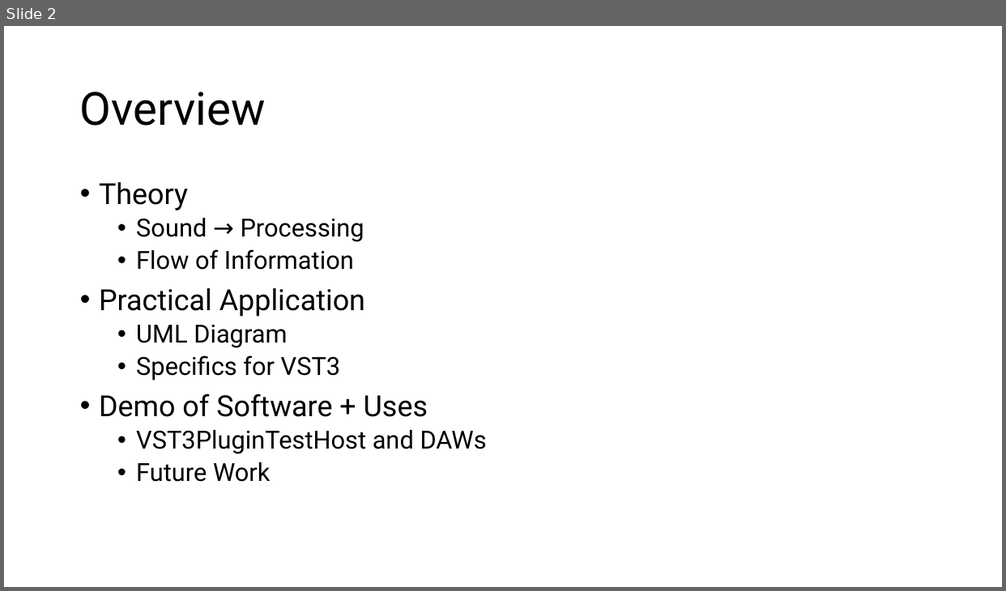
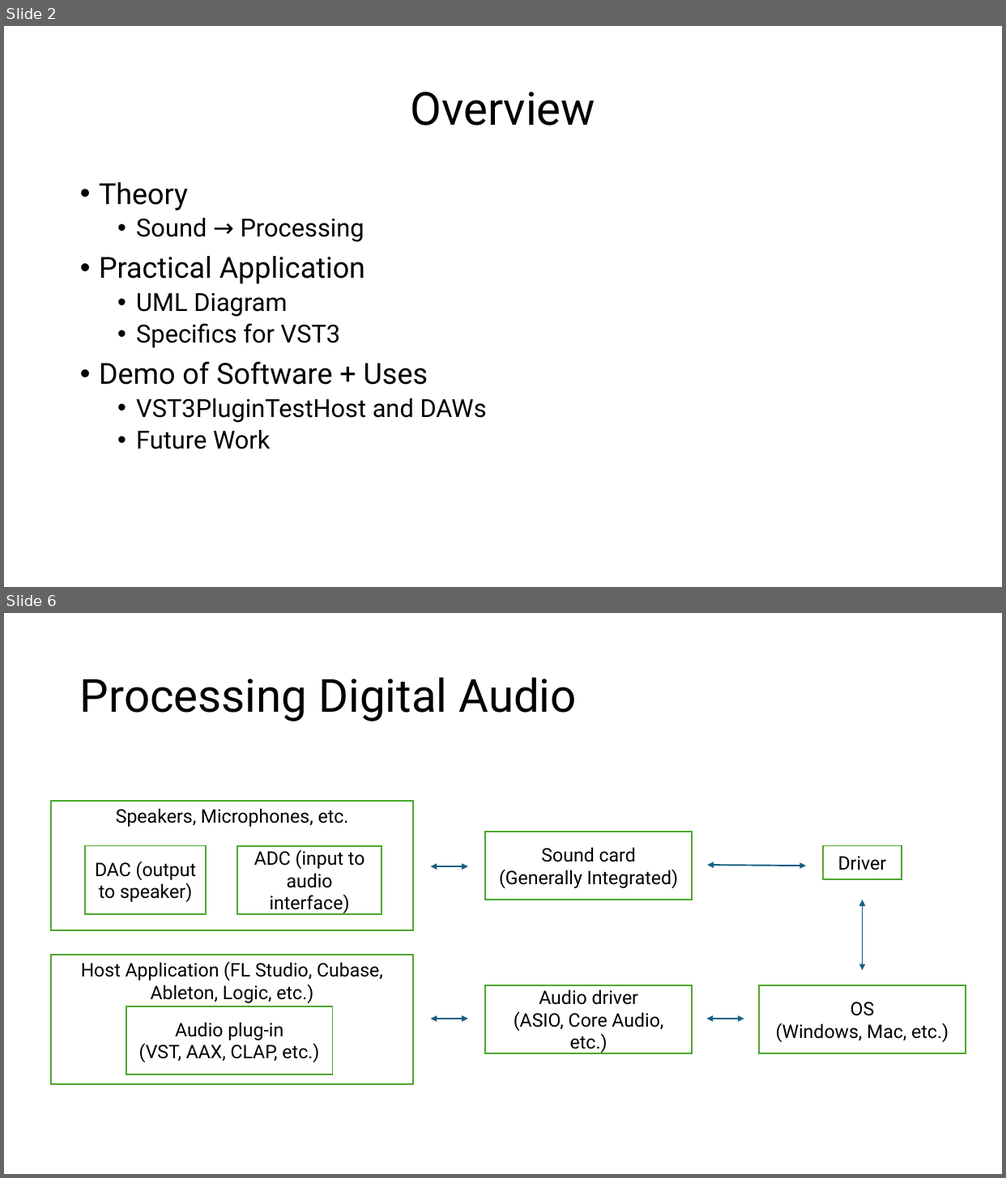
Before and after one commit to ShotgunApe/VST-Synth, a slide deck: docs/juniorIS-new.pptx. Shown one above the other, each under a label of ours: slide 2 before the commit, slides 2 and 6 after it; the slides between them are not shown. The pictures are 1006x591 and 1006x1178 pixels, drawn with LibreOffice and Linux fonts; fonts in the diff are those of the drawing. Boxes give left, top, right and bottom in pixels: in the first picture for what was removed or moved away, otherwise in the second. Text is boxed around its words. In the diff, an @@ line names an element or a change of style, - is before the commit and + after.

```diff
--- a/docs/juniorIS-new.pptx
+++ b/docs/juniorIS-new.pptx
@@ slide 6 added at (4,613,1002,1174), background #FFFFFF @@
@@ title added at (80,677,577,722), 44 pt, text #000000 @@
+Processing Digital Audio
@@ rectangle added at (51,801,414,931), outline #4EA72E 1.5 pt, 18 pt, text #000000 @@
+Speakers, Microphones, etc.
@@ rectangle added at (85,845,206,914), fill #FFFFFF, outline #4EA72E 1.5 pt, 18 pt, text #000000 @@
+DAC (output to speaker)
@@ rectangle added at (237,846,382,914), fill #FFFFFF, outline #4EA72E 1.5 pt, 18 pt, text #000000 @@
+ADC (input to audio interface)
@@ rectangle added at (485,832,692,900), fill #FFFFFF, outline #4EA72E 1.5 pt, 18 pt, text #000000 @@
+Sound card
+(Generally Integrated)
@@ rectangle added at (823,845,901,879), fill #FFFFFF, outline #4EA72E 1.5 pt, 18 pt, text #000000 @@
+Driver
@@ double arrow added from (431, 867) to (468, 867), #156082 1.5 pt @@
@@ double arrow added from (708, 865) to (806, 866), #156082 1.5 pt @@
@@ double arrow added from (863, 900) to (863, 971), #156082 1.5 pt @@
@@ rectangle added at (51,955,414,1084), outline #4EA72E 1.5 pt, 18 pt, text #000000 @@
+Host Application (FL Studio, Cubase, Ableton, Logic, etc.)
@@ rectangle added at (485,986,692,1054), fill #FFFFFF, outline #4EA72E 1.5 pt, 18 pt, text #000000 @@
+Audio driver
+(ASIO, Core Audio, etc.)
@@ rectangle added at (760,986,966,1054), fill #FFFFFF, outline #4EA72E 1.5 pt, 18 pt, text #000000 @@
+OS
+(Windows, Mac, etc.)
@@ rectangle added at (126,1007,333,1075), fill #FFFFFF, outline #4EA72E 1.5 pt, 18 pt, text #000000 @@
+Audio plug-in
+(VST, AAX, CLAP, etc.)
@@ double arrow added from (431, 1019) to (468, 1019), #156082 1.5 pt @@
@@ double arrow added from (707, 1019) to (744, 1019), #156082 1.5 pt @@
@@ slide 2 changed as well @@
@@ title "Overview" at (410,92,595,126): alignment left to centre @@
@@ text at (136,250,354,270): paragraph removed @@
-  • Flow of Information
```
Also in this commit, not shown: 1 other slide changed, 16 other slides added, 2 slides removed, 2 other files.
